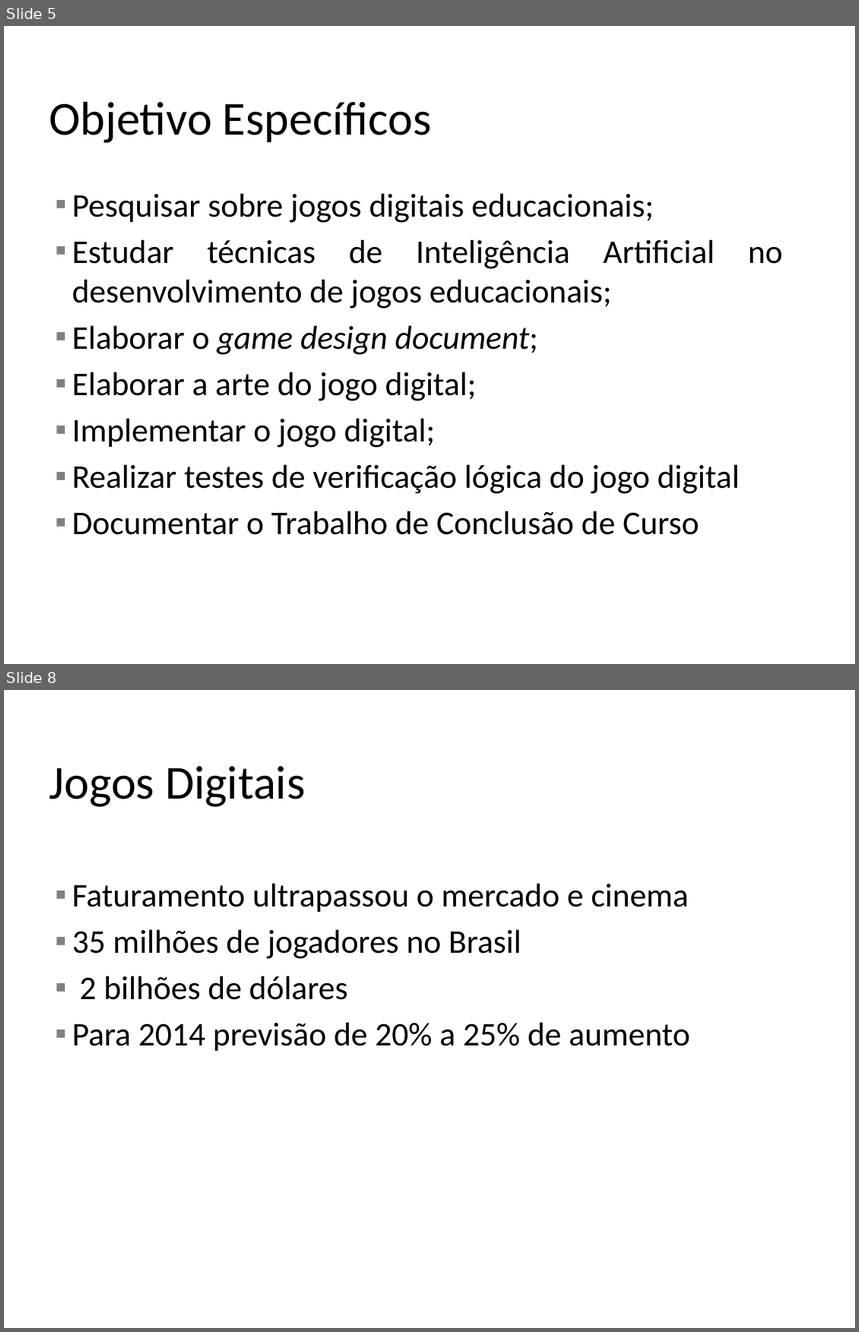
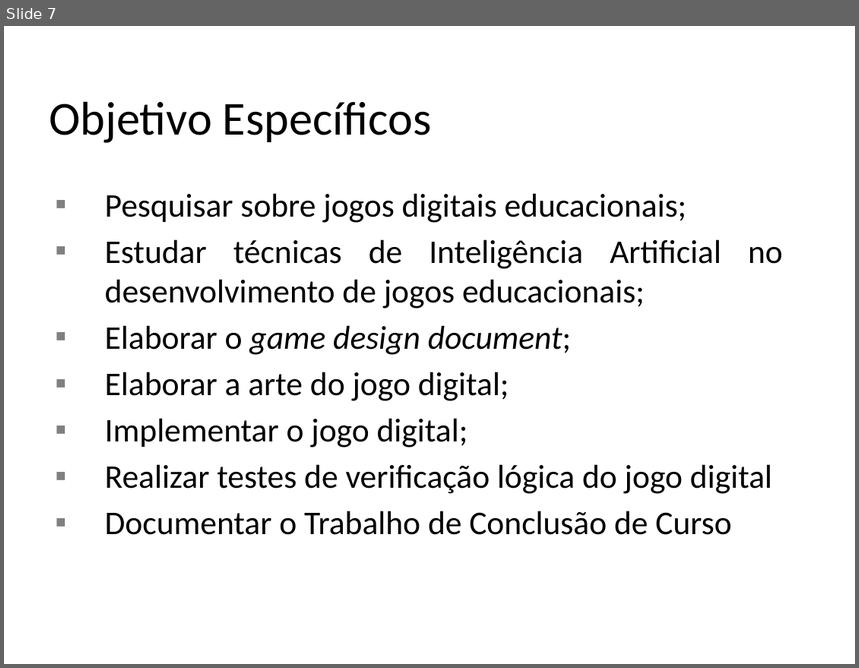
Before and after one commit to zehamarall/tcc, a slide deck: Doc/Apresentacao TCCII.pptx. Shown one above the other, each under a label of ours: slides 5 and 8 before the commit, slide 7 after it; the slides between them are not shown. The pictures are 859x1332 and 859x668 pixels, drawn with LibreOffice and Linux fonts; fonts in the diff are those of the drawing; background and template pictures are left out. Boxes give left, top, right and bottom in pixels: in the first picture for what was removed or moved away, otherwise in the second. Text is boxed around its words. In the diff, an @@ line names an element or a change of style, - is before the commit and + after.

Commit message:
atualizando documentação

```diff
--- a/Doc/Apresentacao TCCII.pptx
+++ b/Doc/Apresentacao TCCII.pptx
@@ slide 8 removed at (4,690,855,1328), background #FFFFFF @@
@@ title removed at (50,766,305,807) @@
-Jogos Digitais
@@ text removed at (72,883,690,1051) @@
-▪ Faturamento ultrapassou o mercado e cinema
-▪ 35 milhões de jogadores no Brasil
-▪ 2 bilhões de dólares
-▪ Para 2014 previsão de 20% a 25% de aumento
@@ what was slide 5 is now slide 7 @@
@@ slide 7 changed as well @@
@@ text "Pesquisar sobre jogos digitais educacionais;" at (105,193,783,535): indent changed @@
```
Also in this commit, not shown: 10 other slides changed, 12 slides added, 9 other slides removed, 1 other file.
